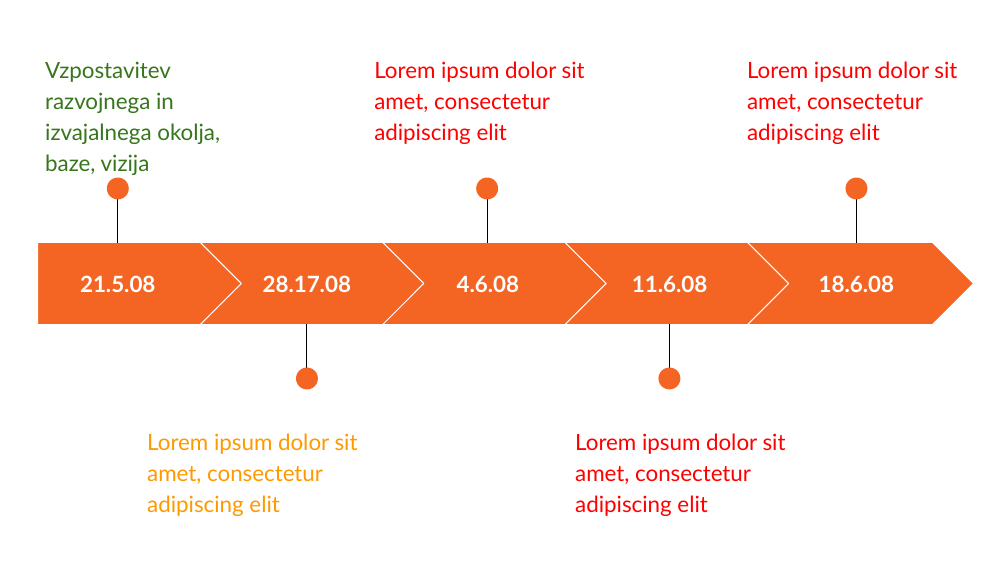
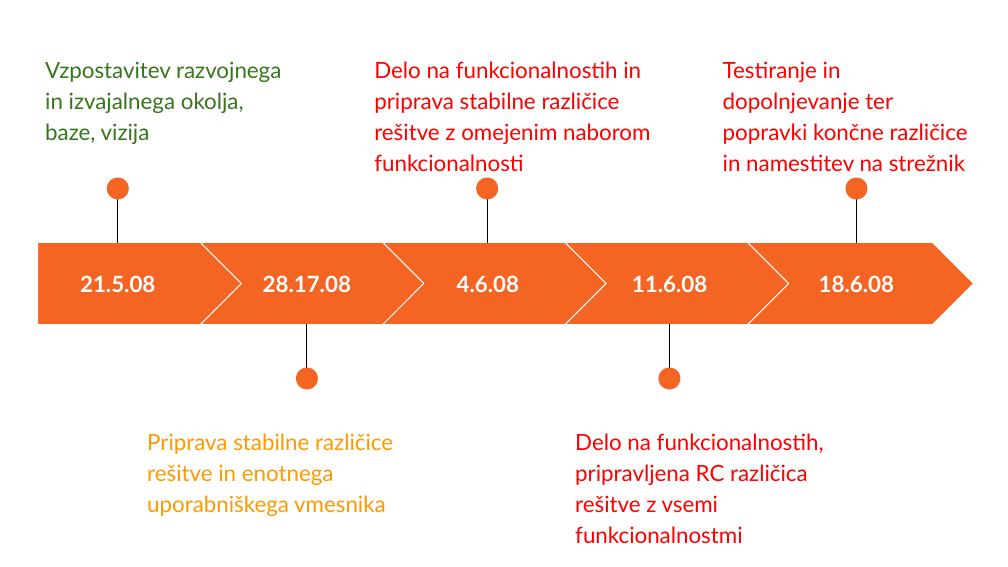
Before and after one commit to MatijaDolzan/Praktikum7, a slide deck: slide 9 of Seminar #1 Programiranje 2.pptx. Drawn at 1008x567 pixels with LibreOffice and Linux fonts; fonts in the diff are those of the drawing. Boxes give left, top, right and bottom in pixels: in the first picture for what was removed or moved away, otherwise in the second. Text is boxed around its words. In the diff, an @@ line names an element or a change of style, - is before the commit and + after.

```diff
--- a/Seminar #1 Programiranje 2.pptx
+++ b/Seminar #1 Programiranje 2.pptx
@@ text "Vzpostavitev razvojnega in izvajalnega okolja, ..." rewrapped from bbox=[45, 61, 220, 175] to bbox=[45, 61, 281, 144] @@
@@ text at bbox=[374, 61, 650, 144]: text changed @@
-Lorem ipsum dolor sit amet, consectetur adipiscing elit
+Delo na funkcionalnostih in priprava stabilne različice rešitve z omejenim naborom funkcionalnosti
@@ text at bbox=[723, 61, 968, 171]: text changed @@
-Lorem ipsum dolor sit amet, consectetur adipiscing elit
+Testiranje in dopolnjevanje ter popravki končne različice in namestitev na strežnik
@@ text at bbox=[147, 433, 393, 516]: text changed @@
-Lorem ipsum dolor sit amet, consectetur adipiscing elit
+Priprava stabilne različice rešitve in enotnega uporabniškega vmesnika
@@ text at bbox=[575, 433, 824, 512]: text changed @@
-Lorem ipsum dolor sit amet, consectetur adipiscing elit
+Delo na funkcionalnostih, pripravljena RC različica rešitve z vsemi funkcionalnostmi
```
Also in this commit, not shown: 3 other slides changed.
